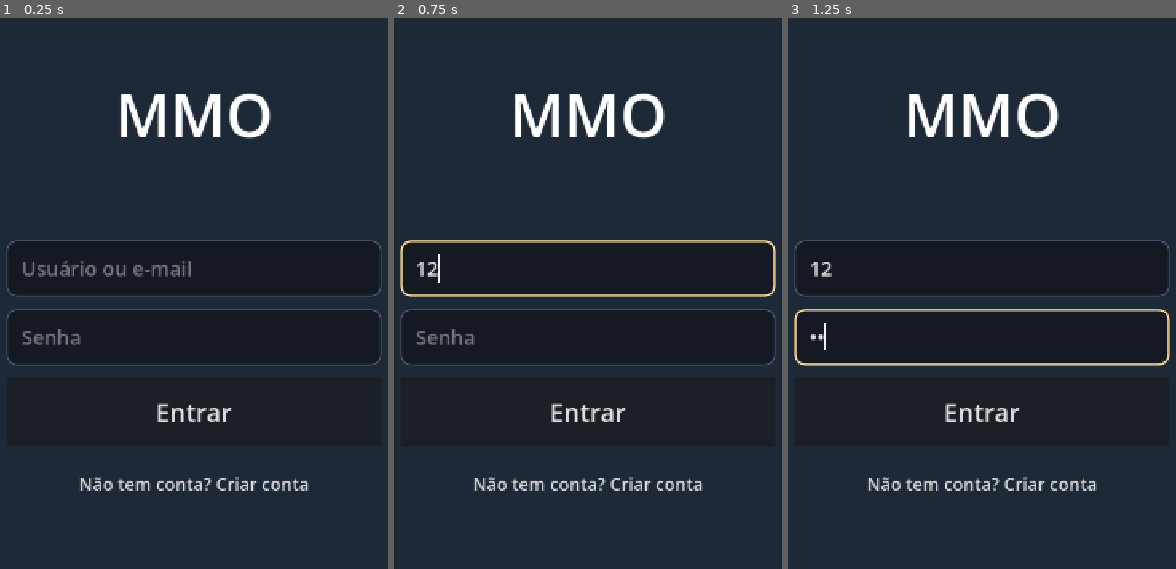
Above: before the commit, frames 1-3 (left to right).
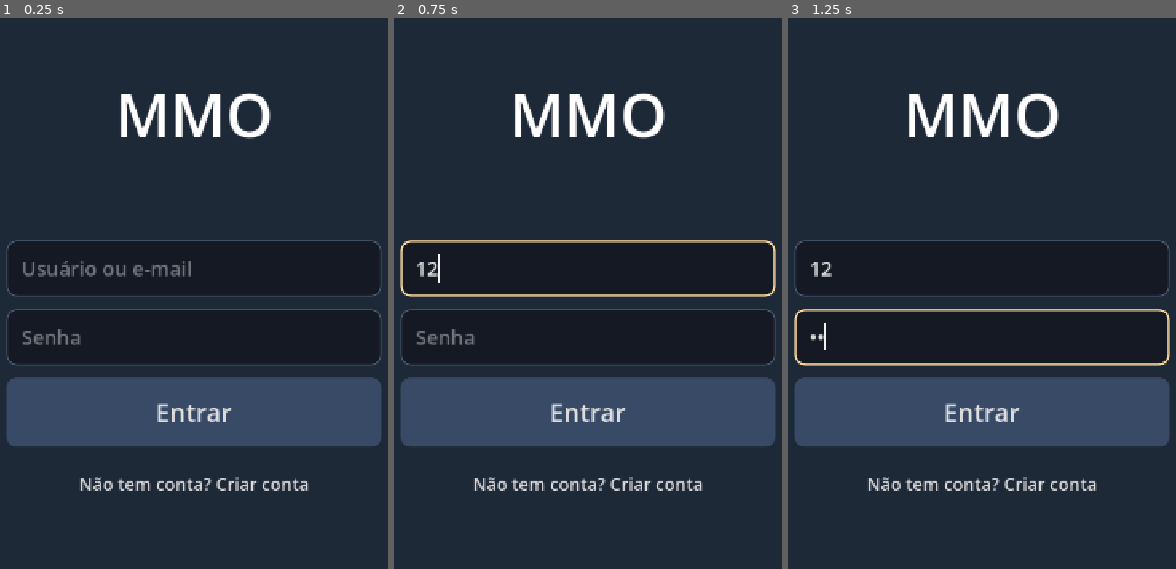
Above: after the commit, the same moments.

Repository: gabrihhh/mmo-client
Game: Godot game, scene res://scenes/boot/updater.tscn
The game is run twice, just before and just after one commit, with the same random seed, the same clock (stepped at 60 frames per second) and the same inputs.
Inputs (mouse positions are in pixels of both pictures, inside the frame that each line leads up to):
- Up to frame 1 (0.25 s): no input
- Up to frame 2 (0.75 s): click (588, 265) at 0.52 s; type "12" at 0.6 s
- Up to frame 3 (1.25 s): click (982, 337) at 0.75 s; type "12" at 0.83 s

The runs differ from the first frame. In frame 1, 12% of the frame differs, in the area x 1-99%, y 65-78%; in frame 2, 12%; in frame 3, 12%.

Commit message:
Tema da UI: botões arredondados (login e HUD)
Co-Authored-By: Claude Opus 5.5 <noreply@anthropic.com>

Diff:
--- a/assets/ui/theme.tres
+++ b/assets/ui/theme.tres
@@ -1,7 +1,7 @@
-[gd_resource type="Theme" load_steps=4 format=3]
+[gd_resource type="Theme" load_steps=9 format=3]
 
 ; Tema da interface do jogo (telas de login, HUD...). Ver mmo-docs [CLI-07].
-; Campos de texto: cantos arredondados e espaço interno para o texto/placeholder não encostar na borda.
+; Campos de texto e botões: cantos arredondados e espaço interno para o texto não encostar na borda.
 
 [sub_resource type="StyleBoxFlat" id="LineEdit_normal"]
 content_margin_left = 24.0
@@ -51,8 +51,65 @@
 corner_radius_bottom_right = 16
 corner_radius_bottom_left = 16
 
+[sub_resource type="StyleBoxFlat" id="Button_normal"]
+content_margin_left = 24.0
+content_margin_top = 12.0
+content_margin_right = 24.0
+content_margin_bottom = 12.0
+bg_color = Color(0.22, 0.29, 0.4, 1)
+corner_radius_top_left = 16
+corner_radius_top_right = 16
+corner_radius_bottom_right = 16
+corner_radius_bottom_left = 16
+
+[sub_resource type="StyleBoxFlat" id="Button_hover"]
+content_margin_left = 24.0
+content_margin_top = 12.0
+content_margin_right = 24.0
+content_margin_bottom = 12.0
+bg_color = Color(0.28, 0.36, 0.49, 1)
+corner_radius_top_left = 16
+corner_radius_top_right = 16
+corner_radius_bottom_right = 16
+corner_radius_bottom_left = 16
+
+[sub_resource type="StyleBoxFlat" id="Button_pressed"]
+content_margin_left = 24.0
+content_margin_top = 12.0
+content_margin_right = 24.0
+content_margin_bottom = 12.0
+bg_color = Color(0.16, 0.21, 0.3, 1)
+border_width_left = 2
+border_width_top = 2
+border_width_right = 2
+border_width_bottom = 2
+border_color = Color(1, 0.85, 0.6, 1)
+corner_radius_top_left = 16
+corner_radius_top_right = 16
+corner_radius_bottom_right = 16
+corner_radius_bottom_left = 16
+
+[sub_resource type="StyleBoxFlat" id="Button_disabled"]
+content_margin_left = 24.0
+content_margin_top = 12.0
+content_margin_right = 24.0
+content_margin_bottom = 12.0
+bg_color = Color(0.22, 0.29, 0.4, 0.45)
+corner_radius_top_left = 16
+corner_radius_top_right = 16
+corner_radius_bottom_right = 16
+corner_radius_bottom_left = 16
+
+[sub_resource type="StyleBoxEmpty" id="Button_focus"]
+
 [resource]
 LineEdit/colors/font_placeholder_color = Color(1, 1, 1, 0.4)
 LineEdit/styles/normal = SubResource("LineEdit_normal")
 LineEdit/styles/focus = SubResource("LineEdit_focus")
 LineEdit/styles/read_only = SubResource("LineEdit_read_only")
+Button/colors/font_disabled_color = Color(1, 1, 1, 0.45)
+Button/styles/normal = SubResource("Button_normal")
+Button/styles/hover = SubResource("Button_hover")
+Button/styles/pressed = SubResource("Button_pressed")
+Button/styles/disabled = SubResource("Button_disabled")
+Button/styles/focus = SubResource("Button_focus")
--- a/scenes/world/zone_1.tscn
+++ b/scenes/world/zone_1.tscn
@@ -1,7 +1,8 @@
-[gd_scene load_steps=11 format=3]
+[gd_scene load_steps=12 format=3]
 
 [ext_resource type="Script" path="res://scripts/world/zone.gd" id="1_zone"]
 [ext_resource type="Script" path="res://scripts/ui/touch_joystick.gd" id="2_joystick"]
+[ext_resource type="Theme" path="res://assets/ui/theme.tres" id="3_theme"]
 
 [sub_resource type="ProceduralSkyMaterial" id="SkyMaterial"]
 sky_top_color = Color(0.45, 0.65, 0.9, 1)
@@ -88,6 +89,7 @@
 autowrap_mode = 3
 
 [node name="LogoutButton" type="Button" parent="HUD"]
+theme = ExtResource("3_theme")
 anchors_preset = 1
 anchor_left = 1.0
 anchor_right = 1.0
